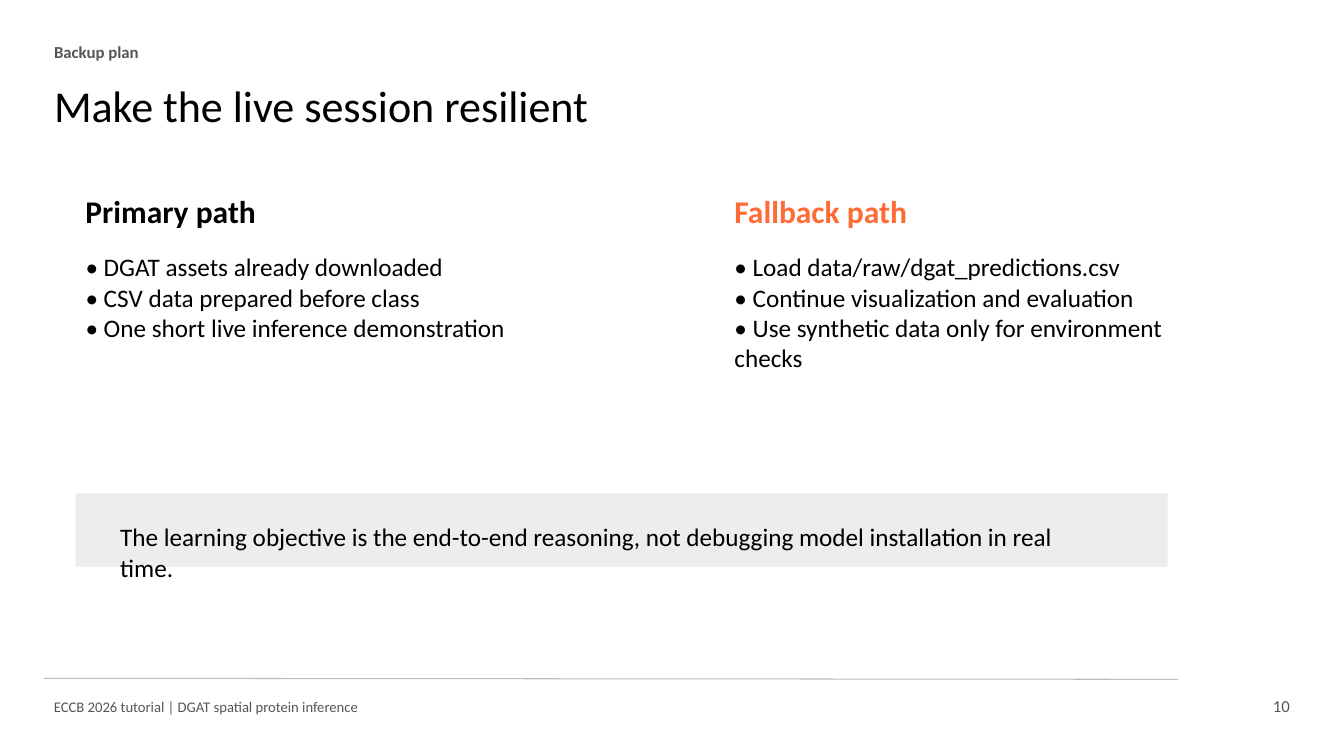
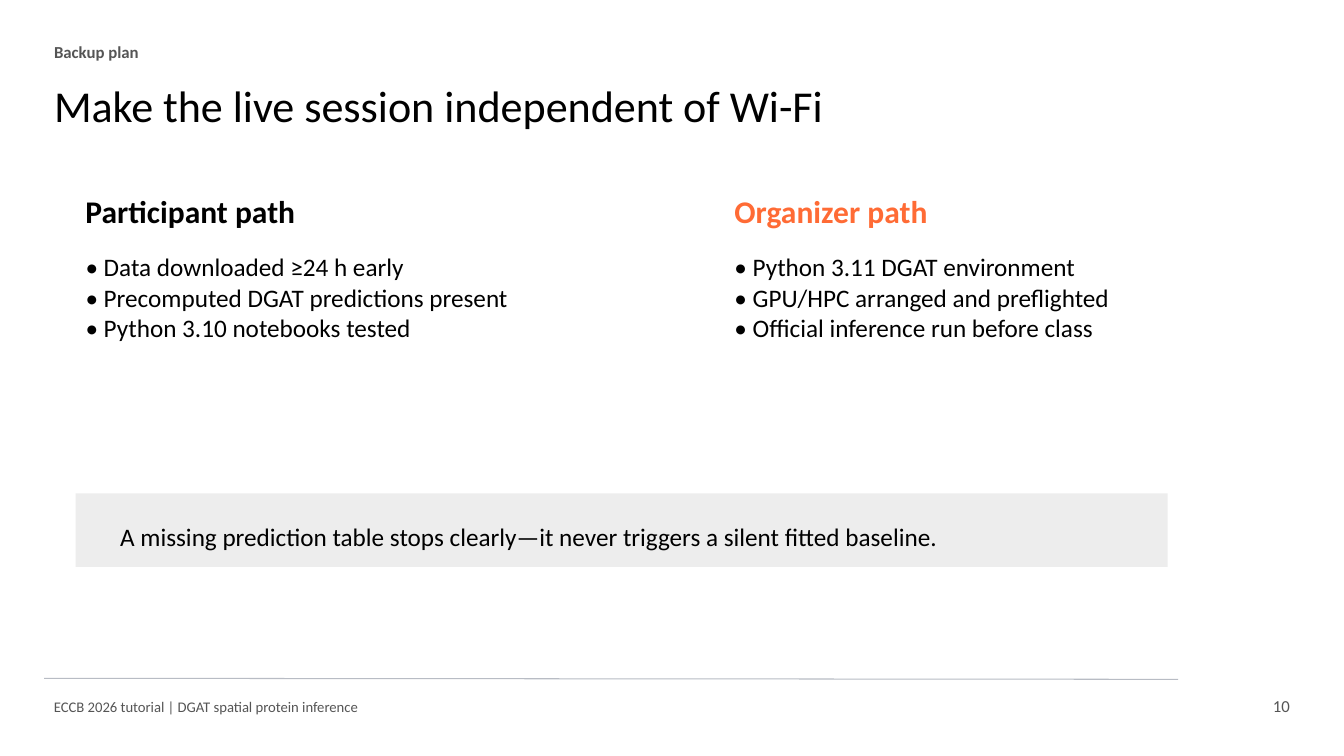
Before and after one commit to osmanbeyoglulab/ECCB-2026-Tutorial, a slide deck: slide 10 of outputs/eccb_2026_dgat_tutorial_slides.pptx. Drawn at 1344x756 pixels with LibreOffice and Linux fonts; fonts in the diff are those of the drawing. Boxes give left, top, right and bottom in pixels: in the first picture for what was removed or moved away, otherwise in the second. Text is boxed around its words. In the diff, an @@ line names an element or a change of style, - is before the commit and + after.

Commit message:
Address tutorial setup and DGAT evaluation feedback

```diff
--- a/outputs/eccb_2026_dgat_tutorial_slides.pptx
+++ b/outputs/eccb_2026_dgat_tutorial_slides.pptx
@@ text at <box>54,91,823,129</box>: text changed @@
-Make the live session resilient
+Make the live session independent of Wi-Fi
@@ text at <box>85,201,295,228</box>: text changed @@
-Primary path
+Participant path
@@ text at <box>734,201,927,229</box>: text changed @@
-Fallback path
+Organizer path
@@ text at <box>104,258,507,341</box>: text changed @@
-• DGAT assets already downloaded
-• CSV data prepared before class
-• One short live inference demonstration
+• Data downloaded ≥24 h early
+• Precomputed DGAT predictions present
+• Python 3.10 notebooks tested
@@ text at <box>753,258,1109,338</box>: text changed @@
-• Load data/raw/dgat_predictions.csv
-• Continue visualization and evaluation
-• Use synthetic data only for environment checks
+• Python 3.11 DGAT environment
+• GPU/HPC arranged and preflighted
+• Official inference run before class
@@ text at <box>120,528,936,551</box>: text changed @@
-The learning objective is the end-to-end reasoning, not debugging model installation in real time.
+A missing prediction table stops clearly—it never triggers a silent fitted baseline.
```
Also in this commit, not shown: 7 other slides changed, 18 other files.
